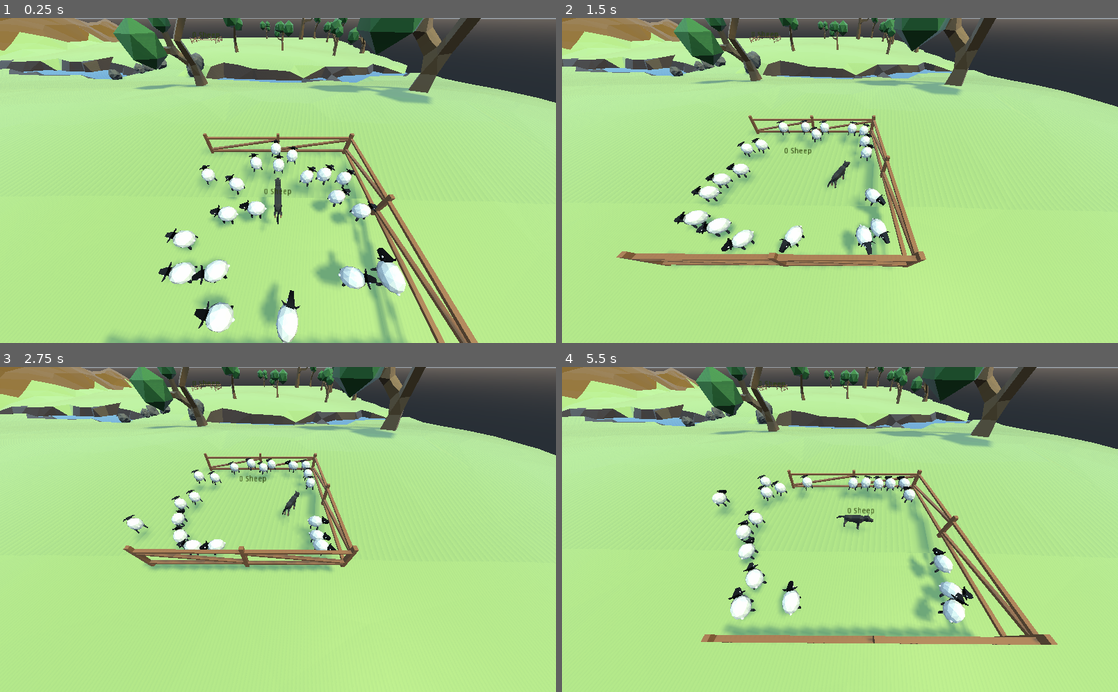
Above: before the commit, frames 1-4 (two rows, left to right).
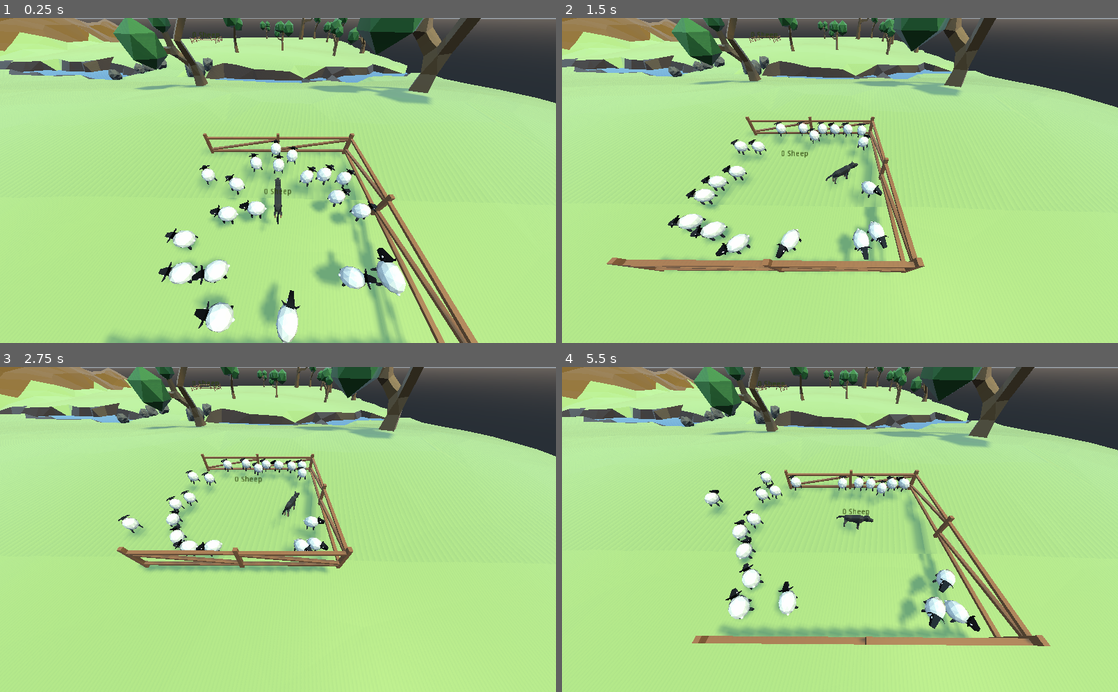
Above: after the commit, the same moments.

Repository: panic-fennecs/ideal-garbanzo
Game: Godot game, scene res://Main.tscn
The game is run twice, just before and just after one commit, with the same random seed, the same clock (stepped at 60 frames per second) and the same inputs. Sound files missing from this copy of the repository are replaced by a short silence.
Inputs (mouse positions are in pixels of both pictures, inside the frame that each line leads up to):
- Up to frame 1 (0.25 s): no input
- Up to frame 2 (1.5 s): tap Enter at 0.5 s; move the mouse to (962, 164) at 0.52 s; click (962, 164) at 0.67 s; drag from (728, 196) to (812, 245) at 1.27 s
- Up to frame 3 (2.75 s): move the mouse to (333, 458) at 2.02 s; click (333, 458) at 2.17 s
- Up to frame 4 (5.5 s): drag from (812, 594) to (673, 480) at 2.77 s; move the mouse to (1006, 578) at 3.52 s; click (1006, 578) at 3.67 s; drag from (673, 480) to (756, 448) at 4.27 s; move the mouse to (867, 529) at 5.02 s; click (867, 529) at 5.17 s

The runs differ from the first frame. In frame 1, 0.4% of the frame differs, in the area x 0-100%, y 0-56%; in frame 2, 8.3%; in frame 3, 5.9%; in frame 4, 9.0%, in the area x 0-100%, y 0-86%.

Commit message:
removed every warning

Diff:
--- a/AudioPlayer.gd
+++ b/AudioPlayer.gd
@@ -54,9 +54,9 @@
 	player.play()
 
 func _ready():
-	$MusicRefreshTimer.connect("timeout", self, "_refresh_music")
-	$ChangePartTimer.connect("timeout", self, "_change_music")
-	$RestartTimer.connect("timeout", self, "_restart_music")
+	var _c = $MusicRefreshTimer.connect("timeout", self, "_refresh_music")
+	_c = $ChangePartTimer.connect("timeout", self, "_change_music")
+	_c = $RestartTimer.connect("timeout", self, "_restart_music")
 	_current_music_player = PlayerWrapper.new(0, 1)
 	add_child(_current_music_player.player)
 	_current_music_player.player.play()
--- a/Dog.gd
+++ b/Dog.gd
@@ -22,7 +22,7 @@
 	#transform.origin = Vector3(new_pos.x, pos.y, new_pos.z)
 	#move_and_slide(Vector3(0, -pos.y - 10, 0))
 	move_animation.move(horizontal_dir)
-	move_and_slide(Vector3(horizontal_vel.x, 0, horizontal_vel.z), Vector3(0, 1, 0))
+	var _s = move_and_slide(Vector3(horizontal_vel.x, 0, horizontal_vel.z), Vector3(0, 1, 0))
 	for i in range(get_slide_count()):
 		var col = get_slide_collision(i)
 		if col and col.collider.is_in_group("sheep"):
@@ -33,8 +33,8 @@
 	l = max(0, horizontal_vel.length() * delta - l)
 	dir = vec.normalized()
 	var vel = dir * speed * l
-	move_and_slide(vel, Vector3(0, 1, 0))
-	move_and_collide(Vector3(0, -100, 0))
+	_s = move_and_slide(vel, Vector3(0, 1, 0))
+	_s = move_and_collide(Vector3(0, -100, 0))
 	return horizontal_vec.length() < 1
 
 func _physics_process(delta):
--- a/EndZone.gd
+++ b/EndZone.gd
@@ -11,5 +11,5 @@
 			count = count + 1
 	return count
 
-func _process(delta):
+func _process(_delta):
 	$"Label3D/CanvasLayer/Label".text = String(sheep_count()) + " Sheep"
--- a/Ground.gd
+++ b/Ground.gd
@@ -3,7 +3,7 @@
 signal clicked(pos)
 var pressing = false
 
-func _on_StaticBody_input_event(camera, event, click_position, click_normal, shape_idx):
+func _on_StaticBody_input_event(_camera, event, click_position, _click_normal, _shape_idx):
 	if event is InputEventMouseButton:
 		if event.button_index == BUTTON_LEFT:
 			if event.pressed:
--- a/Ground.tscn
+++ b/Ground.tscn
@@ -16,6 +16,7 @@
 [sub_resource type="PlaneMesh" id=2]
 
 [sub_resource type="BoxShape" id=3]
+extents = Vector3( 1.22684, 1, 1 )
 
 [node name="Level1" type="Spatial"]
 transform = Transform( 200, 0, 0, 0, 200, 0, 0, 0, 200, 0, -8, 0 )
@@ -27,6 +28,7 @@
 shape = SubResource( 1 )
 
 [node name="TerrainModel" parent="." instance=ExtResource( 2 )]
+transform = Transform( 1, 0, 0, 0, 1, 0, 0, 0, 1, 0.000284386, -0.000450209, 0.000635862 )
 
 [node name="MeshInstance" type="MeshInstance" parent="."]
 transform = Transform( 0.35, 0, 0, 0, 1, 0, 0, 0, 0.2, 0.62958, -0.0130972, 0.156063 )
@@ -83,7 +85,10 @@
 transform = Transform( -0.0062633, 0, -0.00497706, 0, 0.008, 0, 0.00497706, 0, -0.0062633, 0.738919, 0.00913897, -0.0382499 )
 
 [node name="Stone01" parent="Detail" instance=ExtResource( 4 )]
-transform = Transform( 0.02, 0, 0, 0, 0.02, 0, 0, 0, 0.02, 0.262541, 0.0157461, 0.204215 )
+transform = Transform( 0.02, 0, 0, 0, 0.02, 0, 0, 0, 0.02, 0.262541, 0.0157461, 0.210938 )
+
+[node name="Stone08" parent="Detail" instance=ExtResource( 4 )]
+transform = Transform( 0.02, 0, 0, 0, -0.00832403, -0.0181854, 0, 0.0181854, -0.00832403, 0.288956, 0.0216959, 0.146921 )
 
 [node name="Stone04" parent="Detail" instance=ExtResource( 4 )]
 transform = Transform( 0.02, 0, 0, 0, 0.02, 0, 0, 0, 0.02, 0.119264, 0.0178084, 0.177918 )
@@ -92,7 +97,7 @@
 transform = Transform( -0.000447413, 0.00186927, 0.0199074, -0.0193498, 0.00497705, -0.000902215, -0.00503834, -0.0192804, 0.00169716, 0.144771, 0.0227236, 0.157006 )
 
 [node name="Stone02" parent="Detail" instance=ExtResource( 6 )]
-transform = Transform( 0.02, 0, 0, 0, 0.02, 0, 0, 0, 0.02, 0.276412, 0.0217083, 0.234915 )
+transform = Transform( 0.02, 0, 0, 0, 0.02, 0, 0, 0, 0.02, 0.283792, 0.0216044, 0.234915 )
 
 [node name="Stone05" parent="Detail" instance=ExtResource( 6 )]
 transform = Transform( 0.02, 0, 0, 0, 0.02, 0, 0, 0, 0.02, 0.0928634, 0.0197449, 0.27279 )
@@ -101,7 +106,7 @@
 transform = Transform( -0.00401199, 0, -0.0195935, 0, 0.02, 0, 0.0195935, 0, -0.00401199, 0.114126, 0.0197449, 0.208925 )
 
 [node name="Stone03" parent="Detail" instance=ExtResource( 9 )]
-transform = Transform( 0.02, 0, 0, 0, 0.02, 0, 0, 0, 0.02, 0.272029, 0.0308238, 0.181378 )
+transform = Transform( 0.02, 0, 0, 0, 0.02, 0, 0, 0, 0.02, 0.266249, 0.0105227, 0.176482 )
 
 [node name="Walls" type="StaticBody" parent="."]
 input_ray_pickable = false
--- a/Label3D.gd
+++ b/Label3D.gd
@@ -1,6 +1,6 @@
 extends Spatial
 
-func _process(delta):
+func _process(_delta):
 	var pos = global_transform.origin
 	var label = $"CanvasLayer/Label"
 	var camera = $"/root/Main/Camera"
--- a/Main.gd
+++ b/Main.gd
@@ -5,7 +5,7 @@
 var sheep = []
 
 func init_sheep():
-	for i in range(20):
+	for _i in range(20):
 		var s = SheepScene.instance()
 		s.translate(Vector3((randf()-0.5)*20.0, 1, (randf()-0.5)*20.0))
 		add_child(s)
--- a/Sheep.gd
+++ b/Sheep.gd
@@ -41,7 +41,7 @@
 	move_animation = $"MoveAnimation"
 	move_animation.set_objects($"SheepModel", self)
 	$ActionTimer.wait_time = randf()*2.0
-	$ActionTimer.connect("timeout", self, "_on_action")
+	var _c = $ActionTimer.connect("timeout", self, "_on_action")
 
 func init(target_position, entry_position):
 	target_point = target_position
@@ -88,14 +88,14 @@
 		velocity = (velocity + steering).clamped(max_velocity)
 
 func follow_other_sheep():
-	var other_sheep = get_other_sheep()
+	var o_sheep = get_other_sheep()
 
-	if not other_sheep:
+	if not o_sheep:
 		return
 
 	var sum_steering = Vector2()
 	var num_steerings = 0
-	for os in other_sheep:
+	for os in o_sheep:
 		var diff = os.translation - translation
 		var desired_velocity = os.velocity.normalized() * max_velocity
 		var steering = desired_velocity - velocity
@@ -108,9 +108,9 @@
 func random_walk():
 	if random_walk_frame_counter > 0:
 		random_walk_frame_counter -= 1
-		var target_point = velocity.normalized() * RANDOM_WALK_TARGET_POINT_DISTANCE
-		target_point += Vector2(randf()-0.5, randf()-0.5)
-		var steering = target_point - velocity
+		var target = velocity.normalized() * RANDOM_WALK_TARGET_POINT_DISTANCE
+		target += Vector2(randf()-0.5, randf()-0.5)
+		var steering = target - velocity
 		steering = steering.clamped(RANDOM_WALK_FORCE)
 		velocity = (velocity + steering).clamped(max_velocity)
 
@@ -169,8 +169,9 @@
 		move_animation.idle()
 	else:
 		move_animation.move(Vector3(velocity.x, 0, velocity.y).normalized())
-		move_and_slide(Vector3(velocity.x, -1, velocity.y), Vector3(0, 1, 0))
-		move_and_collide(Vector3(0, -100, 0))
-		var col = get_slide_collision(0)
-		if col and col.collider.is_in_group("sheep") and max_velocity > 20:
-			col.collider.push_away(Vector2(col.normal.x, col.normal.z) * -PUSH_FORCE)
+		var _s = move_and_slide(Vector3(velocity.x, -1, velocity.y), Vector3(0, 1, 0))
+		_s = move_and_collide(Vector3(0, -100, 0))
+		for i in range(get_slide_count()):
+			var col = get_slide_collision(i)
+			if col and col.collider.is_in_group("sheep") and max_velocity > 20:
+				col.collider.push_away(Vector2(col.normal.x, col.normal.z) * -PUSH_FORCE)
--- a/project.godot
+++ b/project.godot
@@ -17,7 +17,6 @@
 
 config/name="Ideal-garbanzo"
 run/main_scene="res://Main.tscn"
-config/icon="res://icon.png"
 
 [autoload]
 
